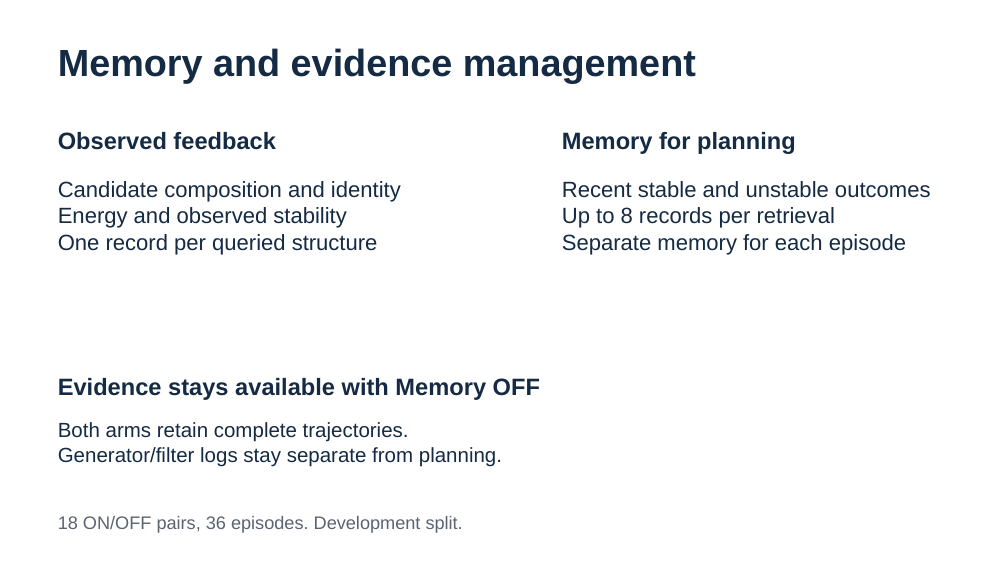
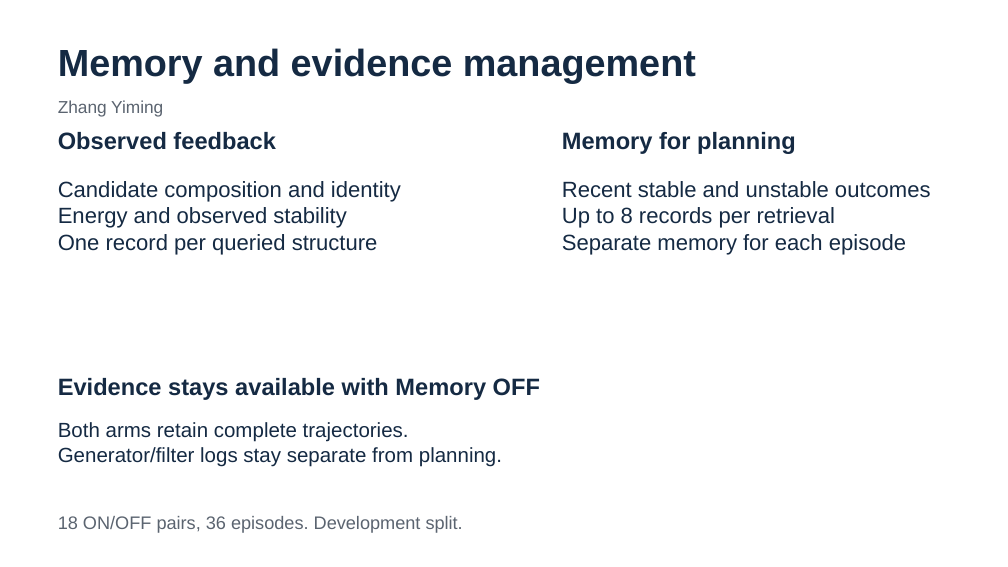
Before and after one commit to raymondtu1230-sudo/Group-Project-6-Auto-Research-for-Materials-Discovery, a slide deck: slide 1 of M4/report/M4_Frozen_Memory_Results.pptx. Drawn at 1008x567 pixels with LibreOffice and Linux fonts; fonts in the diff are those of the drawing. Boxes give left, top, right and bottom in pixels: in the first picture for what was removed or moved away, otherwise in the second. Text is boxed around its words. In the diff, an @@ line names an element or a change of style, - is before the commit and + after.

```diff
--- a/M4/report/M4_Frozen_Memory_Results.pptx
+++ b/M4/report/M4_Frozen_Memory_Results.pptx
@@ text added at (58,100,163,117), 16.5 pt, text #5B6470 @@
+Zhang Yiming
```
Also in this commit, not shown: 3 other files.
